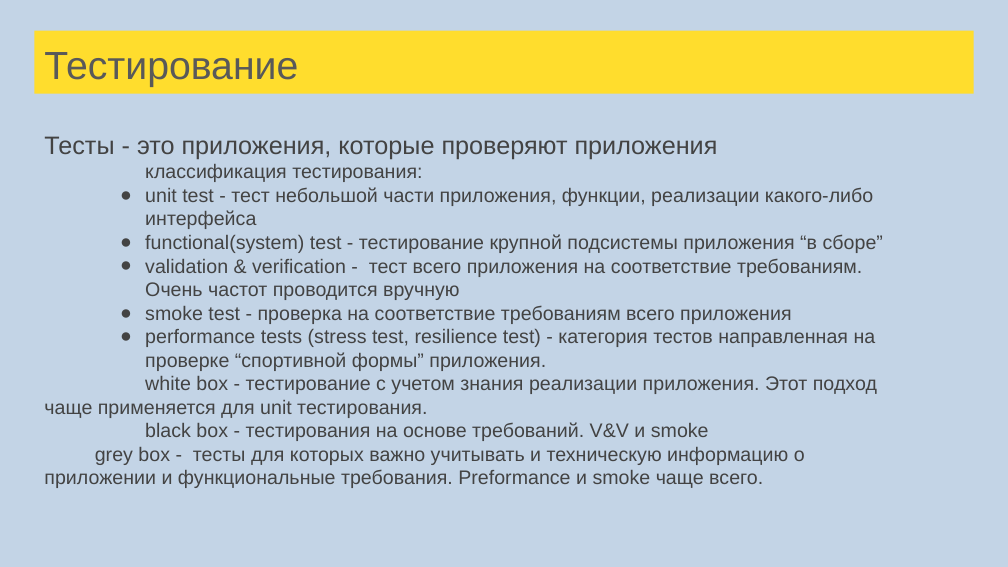
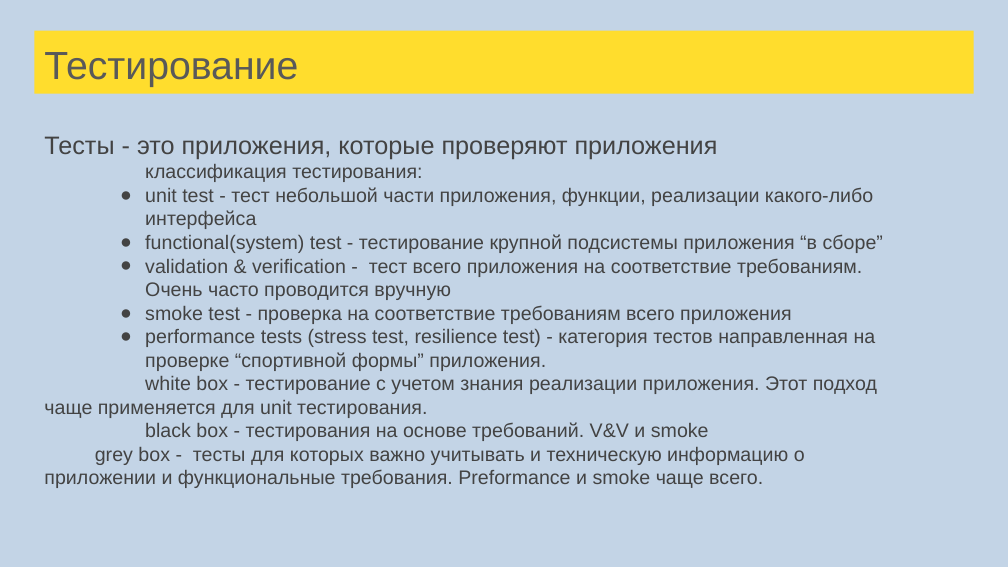
Before and after one commit to sergeypopov83/scala-school, a slide deck: slide 87 of src/main/resources/Лекции Scala для FinTech.pptx. Drawn at 1008x567 pixels with LibreOffice and Linux fonts; fonts in the diff are those of the drawing. Boxes give left, top, right and bottom in pixels: in the first picture for what was removed or moved away, otherwise in the second. Text is boxed around its words. In the diff, an @@ line names an element or a change of style, - is before the commit and + after.

```diff
--- a/src/main/resources/Лекции Scala для FinTech.pptx
+++ b/src/main/resources/Лекции Scala для FinTech.pptx
@@ text at box(145, 259, 862, 300): text changed @@
-● validation & verification - тест всего приложения на соответствие требованиям. Очень частот проводится вручную
+● validation & verification - тест всего приложения на соответствие требованиям. Очень часто проводится вручную
```
Also in this commit, not shown: 16 other slides changed, 4 slides added, 1 slide removed, 1 other file.
